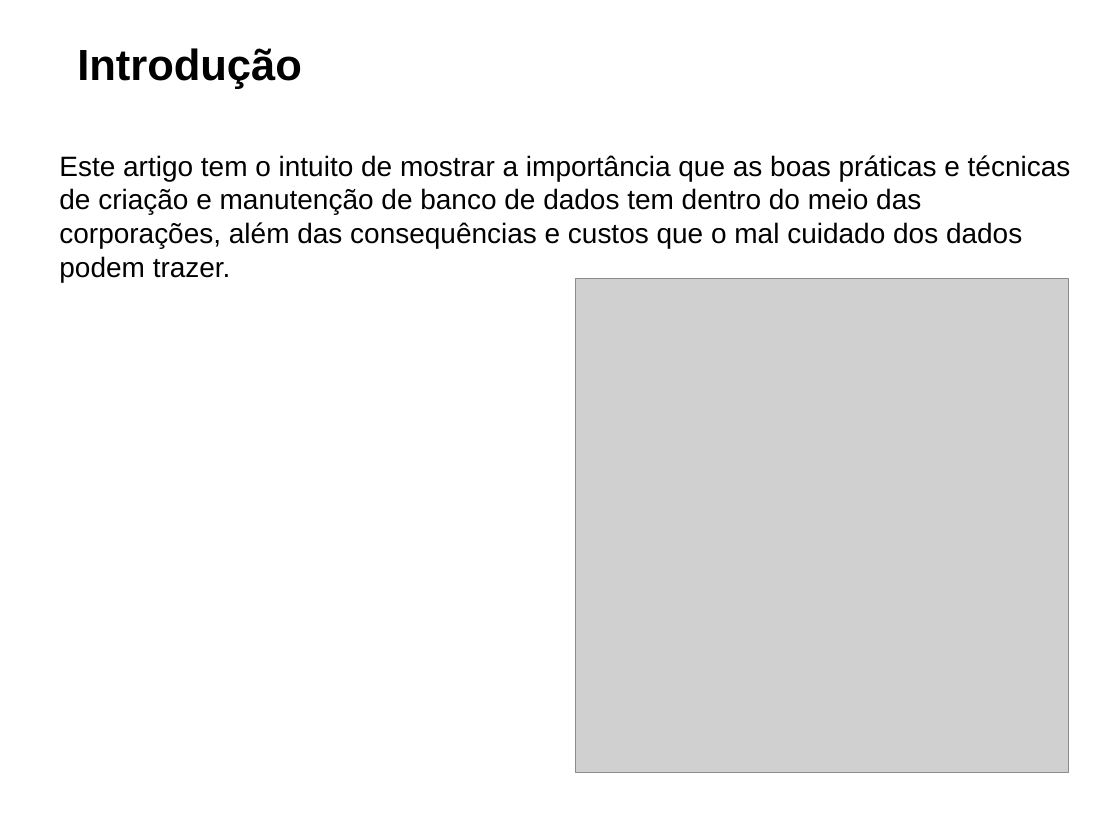
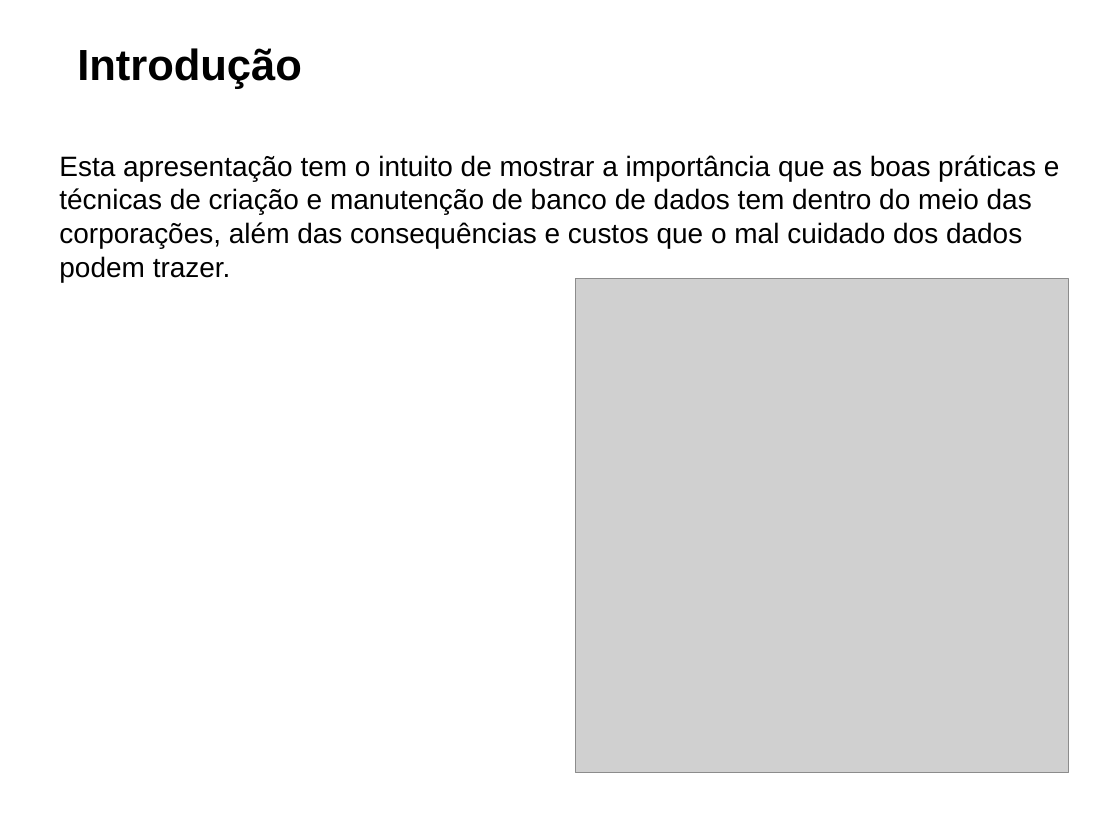
Before and after one commit to anderjoy/sql-performance-fiap, a slide deck: slide 4 of apresentação/Trabalho Fiap.ppt. Drawn at 1120x840 pixels with LibreOffice and Linux fonts; fonts in the diff are those of the drawing; grey boxes stand for pictures; background and template pictures are left out. Boxes give left, top, right and bottom in pixels: in the first picture for what was removed or moved away, otherwise in the second. Text is boxed around its words. In the diff, an @@ line names an element or a change of style, - is before the commit and + after.

```diff
--- a/apresentação/Trabalho Fiap.ppt
+++ b/apresentação/Trabalho Fiap.ppt
@@ text at (59, 155, 1060, 282): text changed @@
-Este artigo tem o intuito de mostrar a importância que as boas práticas e técnicas de criação e manutenção de banco de dados tem dentro do meio das corporações, além das consequências e custos que o mal cuidado dos dados podem trazer.
+Esta apresentação tem o intuito de mostrar a importância que as boas práticas e técnicas de criação e manutenção de banco de dados tem dentro do meio das corporações, além das consequências e custos que o mal cuidado dos dados podem trazer.
```
Also in this commit, not shown: 1 other slide changed.
